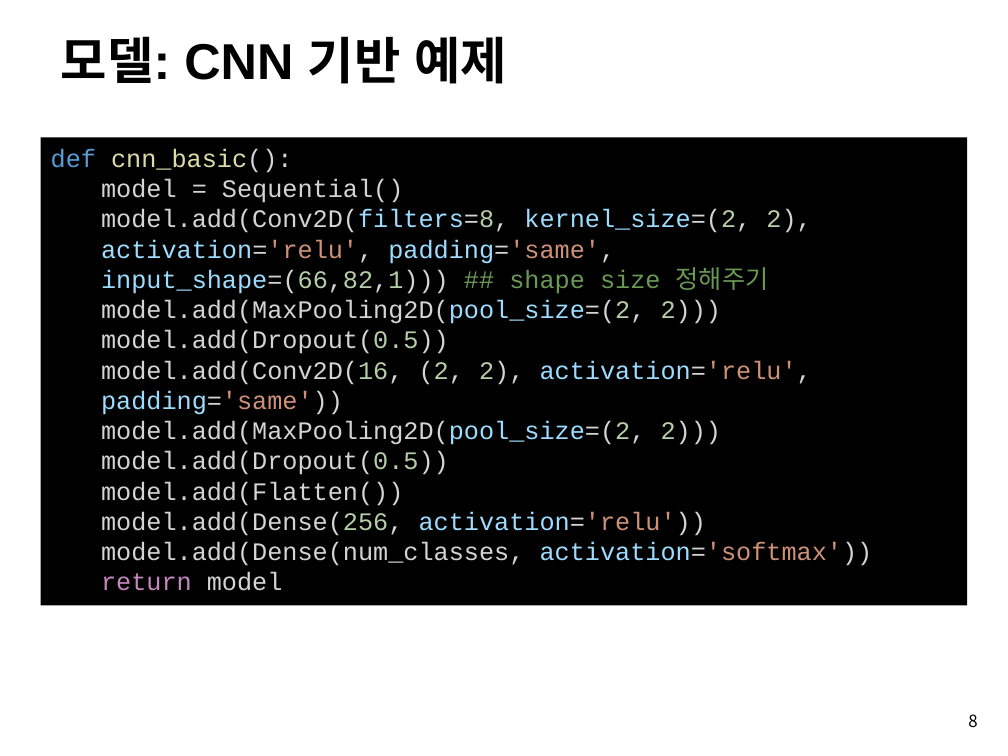
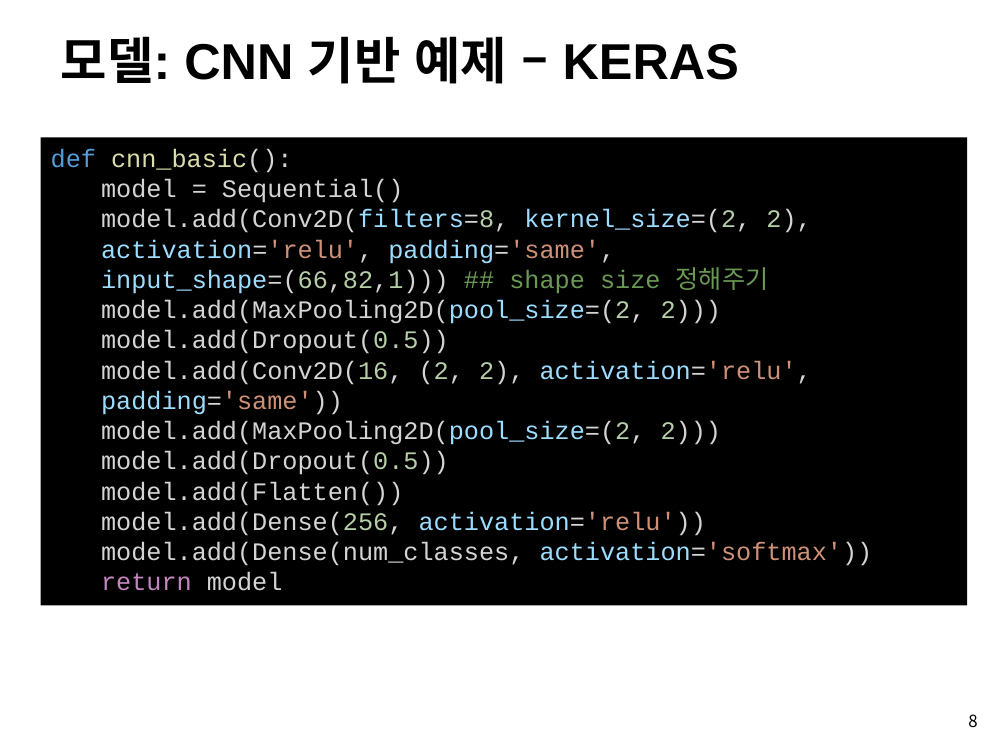
Before and after one commit to nccaiteam/KHD2019_MAMMO, a slide deck: slide 8 of introduction.pptx. Drawn at 1008x756 pixels with LibreOffice and Linux fonts; fonts in the diff are those of the drawing; background and template pictures are left out. Boxes give left, top, right and bottom in pixels: in the first picture for what was removed or moved away, otherwise in the second. Text is boxed around its words. In the diff, an @@ line names an element or a change of style, - is before the commit and + after.

```diff
--- a/introduction.pptx
+++ b/introduction.pptx
@@ title at (61,36,739,84): text changed @@
-모델: CNN 기반 예제
+모델: CNN 기반 예제 – KERAS
```
Also in this commit, not shown: 2 other slides changed, 2 other files.
